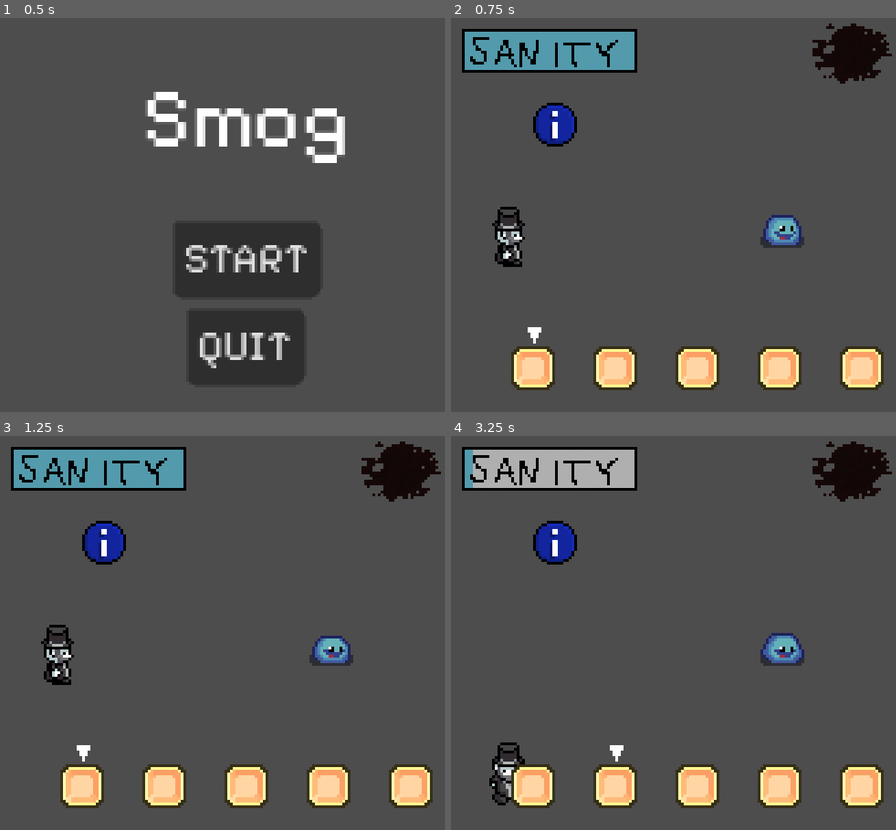
Above: before the commit, frames 1-4 (two rows, left to right).
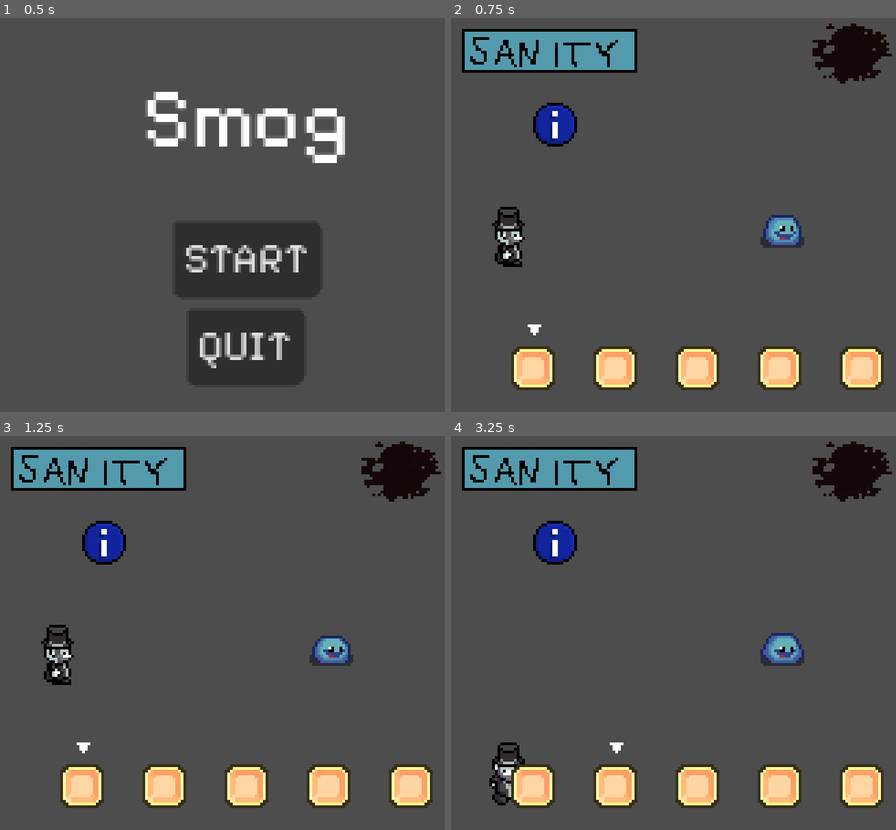
Above: after the commit, the same moments.

Repository: USV-GAM236-SPR24/Smog
Game: Godot game, scene res://scenes/main_menu_ui.tscn
Two runs of this game, one before a commit and one after it. Both use one fixed random seed, a clock stepped at 60 frames per second and the inputs below.
Inputs (mouse positions are in pixels of both pictures, inside the frame that each line leads up to):
- Up to frame 1 (0.5 s): no input
- Up to frame 2 (0.75 s): click "START" at 0.5 s
- Up to frame 3 (1.25 s): no input
- Up to frame 4 (3.25 s): click (531, 786) at 1.27 s; tap Enter (ui_accept) at 2, 2.27, 2.57, 3.02 s; move the mouse to (807, 613) at 2.02 s; hold Right (ui_right) 2.03-2.78 s; hold E (interact) 2.03-2.78 s; tap Mouse wheel down (scroll_down) at 2.3, 2.85 s; move the mouse to (597, 652) at 2.77 s; hold S (down) from 2.78 s (still down); tap Mouse wheel up (scroll_up) at 3.05 s

Frame 1 is identical in both runs. In frame 2, less than 0.1% of the frame differs, in the area x 17-21%, y 77-83%; in frame 3, less than 0.1%; in frame 4, 3.1%, in the area x 4-42%, y 3-83%.

Commit message:
Added controller support! (and fixed some bugs)
Added controller support for movement, interact, shoot, use item, select item, and swap item so the game is completely playable with controller. Also added support to the main menu for controller! Many bug fixes and generic cleanup as well!

Diff:
--- a/Smog/project.godot
+++ b/Smog/project.godot
@@ -63,51 +63,66 @@
 scroll_up={
 "deadzone": 0.5,
 "events": [Object(InputEventMouseButton,"resource_local_to_scene":false,"resource_name":"","device":-1,"window_id":0,"a …(258 unchanged characters)…
+, Object(InputEventJoypadButton,"resource_local_to_scene":false,"resource_name":"","device":-1,"button_index":13,"pressure":0.0,"pressed":true,"script":null)
 ]
 }
 scroll_down={
 "deadzone": 0.5,
 "events": [Object(InputEventMouseButton,"resource_local_to_scene":false,"resource_name":"","device":-1,"window_id":0,"a …(259 unchanged characters)…
+, Object(InputEventJoypadButton,"resource_local_to_scene":false,"resource_name":"","device":-1,"button_index":14,"pressure":0.0,"pressed":true,"script":null)
 ]
 }
 up={
 "deadzone": 0.5,
 "events": [Object(InputEventKey,"resource_local_to_scene":false,"resource_name":"","device":-1,"window_id":0,"alt_pressed":false,"shift_pressed":false,"ctrl_pressed":false,"meta_pressed":false,"pressed":false,"keycode":0,"physical_keycode":87,"key_label":0,"unicode":119,"echo":false,"script":null)
+, Object(InputEventJoypadMotion,"resource_local_to_scene":false,"resource_name":"","device":-1,"axis":1,"axis_value":-1.0,"script":null)
 ]
 }
 down={
 "deadzone": 0.5,
 "events": [Object(InputEventKey,"resource_local_to_scene":false,"resource_name":"","device":-1,"window_id":0,"alt_pressed":false,"shift_pressed":false,"ctrl_pressed":false,"meta_pressed":false,"pressed":false,"keycode":0,"physical_keycode":83,"key_label":0,"unicode":115,"echo":false,"script":null)
+, Object(InputEventJoypadMotion,"resource_local_to_scene":false,"resource_name":"","device":-1,"axis":1,"axis_value":1.0,"script":null)
 ]
 }
 left={
 "deadzone": 0.5,
 "events": [Object(InputEventKey,"resource_local_to_scene":false,"resource_name":"","device":-1,"window_id":0,"alt_pressed":false,"shift_pressed":false,"ctrl_pressed":false,"meta_pressed":false,"pressed":false,"keycode":0,"physical_keycode":65,"key_label":0,"unicode":97,"echo":false,"script":null)
+, Object(InputEventJoypadMotion,"resource_local_to_scene":false,"resource_name":"","device":-1,"axis":0,"axis_value":-1.0,"script":null)
 ]
 }
 right={
 "deadzone": 0.5,
 "events": [Object(InputEventKey,"resource_local_to_scene":false,"resource_name":"","device":-1,"window_id":0,"alt_pressed":false,"shift_pressed":false,"ctrl_pressed":false,"meta_pressed":false,"pressed":false,"keycode":0,"physical_keycode":68,"key_label":0,"unicode":100,"echo":false,"script":null)
+, Object(InputEventJoypadMotion,"resource_local_to_scene":false,"resource_name":"","device":-1,"axis":0,"axis_value":1.0,"script":null)
 ]
 }
 shoot={
 "deadzone": 0.5,
 "events": [Object(InputEventMouseButton,"resource_local_to_scene":false,"resource_name":"","device":-1,"window_id":0,"a …(257 unchanged characters)…
+, Object(InputEventJoypadMotion,"resource_local_to_scene":false,"resource_name":"","device":-1,"axis":5,"axis_value":1.0,"script":null)
 ]
 }
 interact={
 "deadzone": 0.5,
 "events": [Object(InputEventKey,"resource_local_to_scene":false,"resource_name":"","device":-1,"window_id":0,"alt_pressed":false,"shift_pressed":false,"ctrl_pressed":false,"meta_pressed":false,"pressed":false,"keycode":0,"physical_keycode":69,"key_label":0,"unicode":101,"echo":false,"script":null)
+, Object(InputEventJoypadButton,"resource_local_to_scene":false,"resource_name":"","device":-1,"button_index":0,"pressure":0.0,"pressed":true,"script":null)
 ]
 }
 use_item={
 "deadzone": 0.5,
 "events": [Object(InputEventKey,"resource_local_to_scene":false,"resource_name":"","device":-1,"window_id":0,"alt_pressed":false,"shift_pressed":false,"ctrl_pressed":false,"meta_pressed":false,"pressed":false,"keycode":0,"physical_keycode":70,"key_label":0,"unicode":102,"echo":false,"script":null)
+, Object(InputEventJoypadButton,"resource_local_to_scene":false,"resource_name":"","device":-1,"button_index":2,"pressure":0.0,"pressed":true,"script":null)
 ]
 }
 shoot_mode={
 "deadzone": 0.5,
 "events": [Object(InputEventMouseButton,"resource_local_to_scene":false,"resource_name":"","device":-1,"window_id":0,"a …(258 unchanged characters)…
+, Object(InputEventJoypadMotion,"resource_local_to_scene":false,"resource_name":"","device":-1,"axis":4,"axis_value":1.0,"script":null)
+]
+}
+item_grab={
+"deadzone": 0.5,
+"events": [Object(InputEventJoypadButton,"resource_local_to_scene":false,"resource_name":"","device":-1,"button_index":3,"pressure":0.0,"pressed":true,"script":null)
 ]
 }
 
--- a/Smog/scenes/inventory/inventory.tscn
+++ b/Smog/scenes/inventory/inventory.tscn
@@ -58,6 +58,7 @@
 offset_top = -12.0
 offset_right = 16.0
 offset_bottom = 4.0
+scale = Vector2(1, 0.72)
 texture = ExtResource("4_xemvr")
 
 [node name="SlotSprite3" type="TextureRect" parent="StaticImages"]
@@ -70,6 +71,7 @@
 offset_top = -12.0
 offset_right = 16.0
 offset_bottom = 4.0
+scale = Vector2(1, 0.72)
 texture = ExtResource("4_xemvr")
 
 [node name="SlotSprite4" type="TextureRect" parent="StaticImages"]
@@ -82,6 +84,7 @@
 offset_top = -12.0
 offset_right = 16.0
 offset_bottom = 4.0
+scale = Vector2(1, 0.72)
 texture = ExtResource("4_xemvr")
 
 [node name="SlotSprite5" type="TextureRect" parent="StaticImages"]
@@ -94,6 +97,7 @@
 offset_top = -12.0
 offset_right = 16.0
 offset_bottom = 4.0
+scale = Vector2(1, 0.72)
 texture = ExtResource("4_xemvr")
 
 [node name="SlotSprite6" type="TextureRect" parent="StaticImages"]
@@ -106,6 +110,7 @@
 offset_top = -12.0
 offset_right = 16.0
 offset_bottom = 4.0
+scale = Vector2(1, 0.72)
 texture = ExtResource("4_xemvr")
 
 [node name="ItemSlots" type="GridContainer" parent="."]
--- a/Smog/scenes/main_menu_ui.tscn
+++ b/Smog/scenes/main_menu_ui.tscn
@@ -1,7 +1,8 @@
-[gd_scene load_steps=3 format=3 uid="uid://yntkc1ukkk6l"]
+[gd_scene load_steps=4 format=3 uid="uid://yntkc1ukkk6l"]
 
 [ext_resource type="Script" path="res://scripts/menu/main_menu.gd" id="1_fiyxg"]
 [ext_resource type="FontFile" uid="uid://bhr5ahy1qof7j" path="res://fonts1/PixelifySans-VariableFont_wght.ttf" id="1_xkg4x"]
+[ext_resource type="Texture2D" uid="uid://sfpqoh10v6gw" path="res://art/temp/ITEM_SLOT_SELECT.png" id="3_4xjwp"]
 
 [node name="MainMenuUI" type="CanvasLayer"]
 script = ExtResource("1_fiyxg")
@@ -93,6 +94,28 @@
 theme_override_fonts/font = ExtResource("1_xkg4x")
 text = "START"
 
+[node name="TextureRect" type="TextureRect" parent="Control/MarginContainer/ReferenceRect/HBoxContainer/ReferenceRect2/VBoxContainer/ReferenceRect2/VBoxContainer/Start"]
+visible = false
+layout_mode = 0
+offset_left = -17.0
+offset_top = 29.0
+offset_right = 51.0
+offset_bottom = 77.0
+rotation = -1.57079
+scale = Vector2(0.419876, 0.419876)
+texture = ExtResource("3_4xjwp")
+
+[node name="TextureRect2" type="TextureRect" parent="Control/MarginContainer/ReferenceRect/HBoxContainer/ReferenceRect2/VBoxContainer/ReferenceRect2/VBoxContainer/Start"]
+visible = false
+layout_mode = 0
+offset_left = 72.0
+offset_top = -1.0
+offset_right = 140.0
+offset_bottom = 47.0
+rotation = -4.71238
+scale = Vector2(0.419876, 0.419876)
+texture = ExtResource("3_4xjwp")
+
 [node name="Quit" type="Button" parent="Control/MarginContainer/ReferenceRect/HBoxContainer/ReferenceRect2/VBoxContainer/ReferenceRect2/VBoxContainer"]
 unique_name_in_owner = true
 layout_mode = 2
@@ -102,6 +125,25 @@
 text = "QUIT
 "
 
+[node name="TextureRect" type="TextureRect" parent="Control/MarginContainer/ReferenceRect/HBoxContainer/ReferenceRect2/VBoxContainer/ReferenceRect2/VBoxContainer/Quit"]
+visible = false
+offset_left = -18.0
+offset_top = 30.0001
+offset_right = 50.0
+offset_bottom = 78.0001
+rotation = -1.57079
+scale = Vector2(0.419876, 0.419876)
+texture = ExtResource("3_4xjwp")
+
+[node name="TextureRect2" type="TextureRect" parent="Control/MarginContainer/ReferenceRect/HBoxContainer/ReferenceRect2/VBoxContainer/ReferenceRect2/VBoxContainer/Quit"]
+visible = false
+offset_left = 62.0
+offset_right = 130.0
+offset_bottom = 48.0
+rotation = -4.71238
+scale = Vector2(0.419876, 0.419876)
+texture = ExtResource("3_4xjwp")
+
 [node name="ReferenceRect3" type="ReferenceRect" parent="Control/MarginContainer/ReferenceRect/HBoxContainer"]
 layout_mode = 2
 size_flags_horizontal = 3
--- a/Smog/scripts/Enemy.gd
+++ b/Smog/scripts/Enemy.gd
@@ -6,7 +6,7 @@
 var damage = 10
 
 
-func _process(delta: float) -> void:
+func _process(_delta: float) -> void:
 	if health <= 0:
 		die()
 
--- a/Smog/scripts/inventory/inventory.gd
+++ b/Smog/scripts/inventory/inventory.gd
@@ -27,31 +27,36 @@
 
 const SLOT_COUNT: int = 5
 
+const ITEM_SLOT_GAP = 30
+
 var inventory_slot_scene: PackedScene = preload("res://scenes/inventory/inventory_slot.tscn")
 
 #index of currently selected slot in slots
 var selected_panels_index: int = 0
 
+var grabbing: bool = false
+
+var _grab_index: int = 0
+
 #list of inventory slots
 @onready var slots: Array = %ItemSlots.get_children()
 
-###  START TESTING
-# T - add one opium instance
-# F - add three cigarette instances
-# G - example of using toggle() to toggle display of inventory
-# MWheelDown - move_selector_right()
-# MWheelUp - move_selector_left()
-# E - use currently selected item use_item()s
-# (1 - 9) - Select item in inventory
+
 func _input(event: InputEvent) -> void:
 	if event.is_action_pressed("scroll_up"):
 			move_selector_left()
 	elif event.is_action_pressed("scroll_down"):
 			move_selector_right()
+	elif event.is_action_pressed("use_item"):
+			use_item()
+	elif event.is_action_pressed("item_grab"):
+			grab_item()
+
 	if not event is InputEventKey:
 		return
 	if not event.is_pressed():
 		return
+
 	match event.keycode:
 		KEY_1:
 			num_swap(1)
@@ -72,12 +77,8 @@
 			for i in range(3):
 				var consumable = ConsumableFactory.create("cigarette")
 				add_item(consumable)
-		KEY_F:
-			use_item()
 		KEY_TAB:
 			toggle()
-#### END TESTING
-
 #setup window size change signal and
 #set first slot as selected
 func _ready() -> void:
@@ -117,6 +118,15 @@
 
 
 func move_selector_right() -> void:
+	if grabbing:
+		#hit last slot
+		if _grab_index == SLOT_COUNT - 1:
+			_grab_index = 0
+			slots[selected_panels_index].position -= Vector2(ITEM_SLOT_GAP * SLOT_COUNT, 0)
+		else:
+			_grab_index += 1
+		slots[selected_panels_index].position += Vector2(ITEM_SLOT_GAP, 0)
+		return
 	slots[selected_panels_index].toggle_selected()
 	if(selected_panels_index + 1 < %ItemSlots.get_child_count()):
 		slots[selected_panels_index + 1].toggle_selected()
@@ -127,6 +137,15 @@
 
 
 func move_selector_left() -> void:
+	if grabbing:
+		#hit first slot
+		if _grab_index == 0:
+			_grab_index = SLOT_COUNT - 1
+			slots[selected_panels_index].position += Vector2(ITEM_SLOT_GAP * SLOT_COUNT, 0)
+		else:
+			_grab_index -= 1
+		slots[selected_panels_index].position -= Vector2(ITEM_SLOT_GAP, 0)
+		return
 	slots[selected_panels_index].toggle_selected()
 	if( selected_panels_index > 0 ):
 		slots[selected_panels_index - 1].toggle_selected()
@@ -176,7 +195,7 @@
 
 
 #swaps grid container children (InventorySlots) by index
-func swap_children(index_a, index_b) -> void:
+func _swap_children(index_a, index_b) -> void:
 	var valid_index_b: bool = index_a >= 0 and index_b < %ItemSlots.get_child_count()
 	var valid_index_a: bool = index_b >= 0 and index_b < %ItemSlots.get_child_count()
 	if valid_index_b and valid_index_a and index_a != index_b:
@@ -197,3 +216,19 @@
 		%ItemSlots.move_child(child_b, index_a)
 
 	slots = %ItemSlots.get_children()
+
+
+func grab_item() -> void:
+	#put item back down
+	if grabbing:
+		slots[selected_panels_index].position += Vector2(0, 10)
+		_swap_children(_grab_index, slots[selected_panels_index].index)
+		num_swap(_grab_index + 1)
+		grabbing = false
+		return
+
+	#pick item up if it has items
+	if slots[selected_panels_index].item_count > 0:
+		grabbing = true
+		_grab_index = slots[selected_panels_index].index
+		slots[selected_panels_index].position -= Vector2(0, 10)
--- a/Smog/scripts/inventory/inventory_slot.gd
+++ b/Smog/scripts/inventory/inventory_slot.gd
@@ -4,6 +4,8 @@
 const PICKUP_RANGE = 20
 
 const MAX_ITEMS = 16
+
+@onready var inventory_reference = get_parent().get_parent()
 
 var index : int
 
@@ -42,6 +44,8 @@
 
 #call use() on item in %items and free it afterwards, then update counter
 func use() -> void:
+	if inventory_reference.grabbing:
+		return
 	if item_count == 0:
 		print('Error: InventorySlot.use(), No items to use!')
 		return
@@ -53,6 +57,8 @@
 
 #adds items to the panel, unless more items are in panel than allowed
 func add_item(item: Item) -> void:
+	if inventory_reference.grabbing:
+		return
 	if item.get_parent() != null:
 		return
 	if item_count >= MAX_ITEMS:
@@ -75,10 +81,11 @@
 #toggle selection visibility and local var
 func toggle_selected() -> void:
 
-	var current_inv_select_sprite = get_parent().get_parent().find_child("StaticImages").get_child(index).get_child(0)
+	var current_inv_select_sprite = inventory_reference.find_child("StaticImages").get_child(index).get_child(0)
 
 	selected = not selected
 	#%selectImg.visible = selected
+
 	if selected:
 		current_inv_select_sprite.visible = true
 	else:
@@ -124,7 +131,7 @@
 		 + PICKUP_RANGE, slot_rect.size.y + PICKUP_RANGE)
 
 		if bigger_rect.has_point(get_global_mouse_position()):
-			get_parent().get_parent().swap_children(self.index, slot.index)
+			inventory_reference._swap_children(self.index, slot.index)
 			return
 
 	global_position = slot_set_pos
--- a/Smog/scripts/menu/main_menu.gd
+++ b/Smog/scripts/menu/main_menu.gd
@@ -3,6 +3,7 @@
 
 var game_scene: PackedScene = preload("res://scenes/game.tscn")
 
+var _selected_option: bool = false
 
 func _enter_tree() -> void:
 	%Start.pressed.connect(_on_start_pressed)
@@ -15,3 +16,29 @@
 
 func _on_quit_pressed():
 	get_tree().quit()
+
+func _input(event):
+	if event is InputEvent:
+		if event.is_action_pressed("up"):
+			_selected_option = false
+			_select_start()
+		elif event.is_action_pressed("down"):
+			_selected_option = true
+			_select_quit()
+		elif event.is_action_pressed("interact"):
+			if _selected_option:
+				_on_quit_pressed()
+				return
+			_on_start_pressed()
+
+func _select_start():
+	for img in %Start.get_children():
+		img.visible = true
+	for img in %Quit.get_children():
+		img.visible = false
+
+func _select_quit():
+	for img in %Start.get_children():
+		img.visible = false
+	for img in %Quit.get_children():
+		img.visible = true
--- a/Smog/scripts/sanity/sanity_bar.gd
+++ b/Smog/scripts/sanity/sanity_bar.gd
@@ -11,11 +11,10 @@
 
 
 func _input(event: InputEvent) -> void:
-	if event.is_released():
-		return
-	if event.is_action("ui_accept"):
-		Sanity.change(randi_range(0, 100))
-	elif event.is_action("ui_left"):
-		Sanity.decrease(step)
-	elif event.is_action("ui_right"):
-		Sanity.increase(step)
+
+	if event is InputEventKey:
+		match event.keycode:
+			KEY_RIGHT: Sanity.increase(step)
+			KEY_LEFT: Sanity.decrease(step)
+			KEY_SPACE: Sanity.change(randi_range(0, 100))
+			_: return
